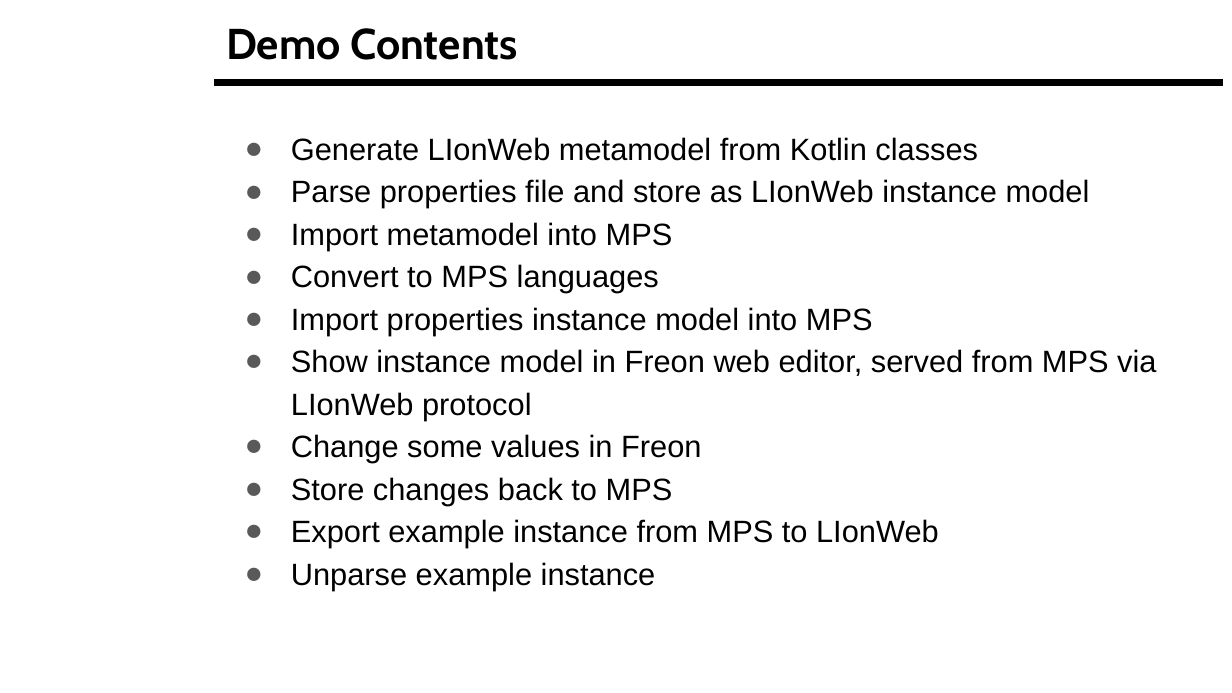
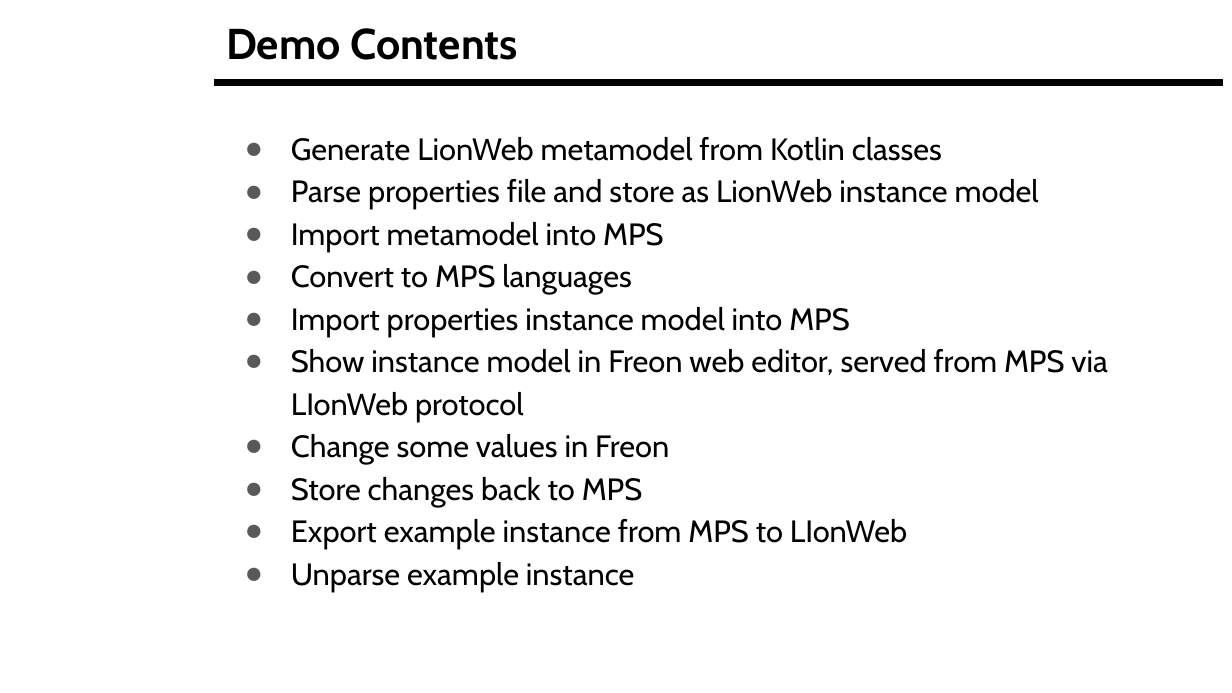
Before and after one commit to LionWeb-io/specification, a slide deck: slide 16 of resources/LangDev Talk.pptx. Drawn at 1232x693 pixels with LibreOffice and Linux fonts; fonts in the diff are those of the drawing; background and template pictures are left out. Boxes give left, top, right and bottom in pixels: in the first picture for what was removed or moved away, otherwise in the second. Text is boxed around its words. In the diff, an @@ line names an element or a change of style, - is before the commit and + after.

```diff
--- a/resources/LangDev Talk.pptx
+++ b/resources/LangDev Talk.pptx
@@ text at (291, 137, 1039, 209): text changed; font Arial to Cabin @@
-● Generate LIonWeb metamodel from Kotlin classes
-● Parse properties file and store as LIonWeb instance model
+● Generate LionWeb metamodel from Kotlin classes
+● Parse properties file and store as LionWeb instance model
@@ text at (291, 222, 1107, 591): font Arial to Cabin in "Import metamodel into MPS", "Convert to MPS languages", "Import properties instance model into MPS", "Show instance model in Freon web editor, ..." and 4 more places @@
```
Also in this commit, not shown: 1 other slide changed.
